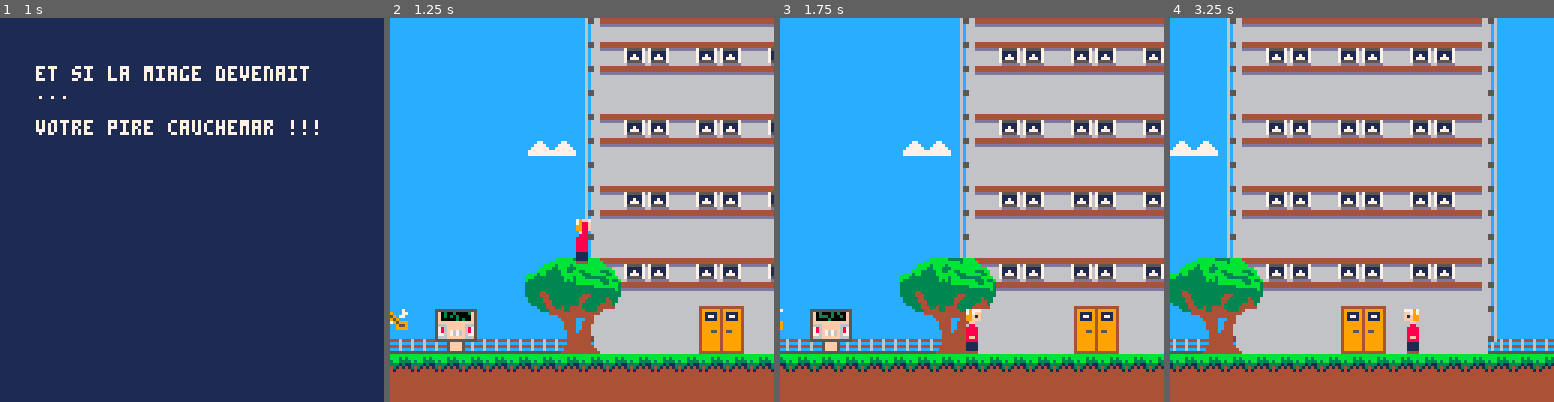
Above: before the commit, frames 1-4 (left to right).
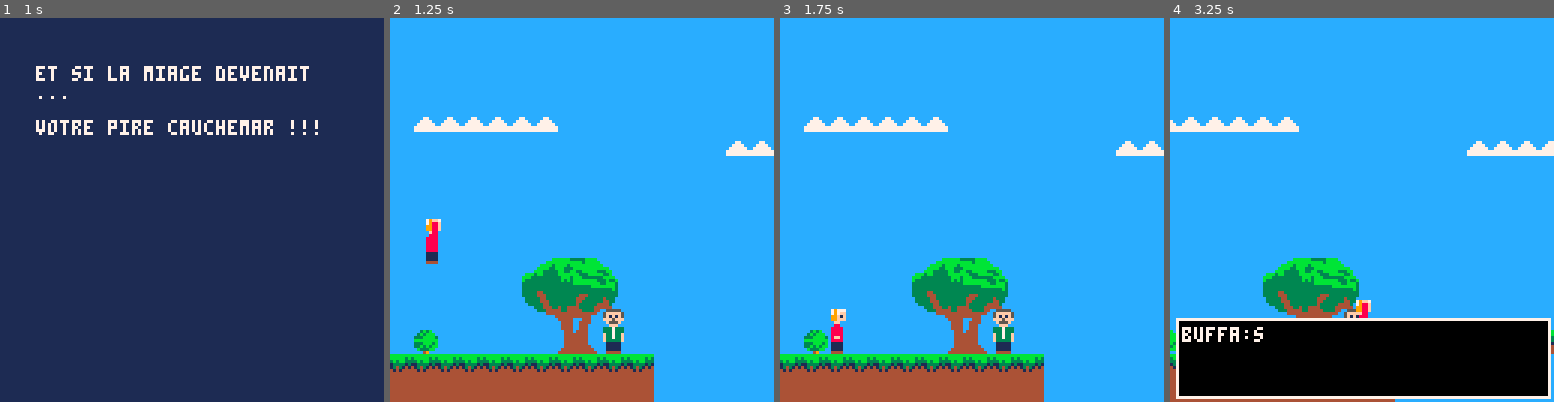
Above: after the commit, the same moments.

Repository: RemiFELIN/PICO8_SOPHIA_ANTIPOLIS
Game: PICO-8 cartridge miage.p8
The game is run twice, just before and just after one commit, with the same random seed, the same clock (stepped at 60 frames per second) and the same inputs.
Inputs:
- Up to frame 1 (1 s): tap X (X key) at 0.33 s; tap O (Z key) at 0.7 s
- Up to frame 2 (1.25 s): tap X (X key) at 1.07 s
- Up to frame 3 (1.75 s): hold Right from 1.6 s (still down); tap O (Z key) at 1.7 s
- Up to frame 4 (3.25 s): tap X (X key) at 1.85, 2.97 s; release Right at 2.1 s; tap O (Z key) at 2.1, 2.5, 2.9 s; hold Up 2.15-2.42 s; hold Right 2.47-3.03 s; hold Left from 3.08 s (still down)

Frame 1 is identical in both runs. In frame 2, 52% of the frame differs, in the area x 0-100%, y 0-100%; in frame 3, 56%; in frame 4, 78%.

Commit message:
ameliortation/simplification level up

Diff:
--- a/miage.p8
+++ b/miage.p8
@@ -177,6 +177,7 @@
   pnj={}
   pnjs={}
   blocs = {}
+  tree={}
   porte={
     sp=70,
     x= 953,--1001,
@@ -190,10 +191,6 @@
     flp = false
   }
   nbr_bloc = 0
-  create_p_volant(124,61,3,108,156)
-  create_p_volant(416,61,3,400,448)
-  create_p_volant(648,59,3,632,680)
-  create_p_volant(712,61,3,696,744)
   guitare={
     sp = 42,
     x = 848,
@@ -202,10 +199,6 @@
     h = 8,
     anim = 0
   }
-  create_pnj("tounsi",43,70,480)
-  create_pnj("renevier",39,104,296)
-  create_pnj("ordinateur",44,864,480,16)
-  create_pnj("miranda",46,760,296)
   for i=1,200 do
     add(sparks,{
       x=0,y=0,velx=0,vely=0,
@@ -222,7 +215,7 @@
   friction=0.8
   interaction = false
   start_bulle = false
-  checkpointx = 910 --pour memoriser le dernier checkpoint
+  checkpointx = 10 --pour memoriser le dernier checkpoint
   checkpointy = 480
   checkpoint_number = 0 --pour l'animation du checkpoint
   spnum = 0
@@ -235,7 +228,8 @@
   onetime = false
 
   --map limits
-  map_start=0
+  mapx_start=0
+  mapy_start=0
   mapx_end=1024
   mapy_end = 512
   intro_init()
@@ -285,23 +279,18 @@
     end
     --simple camera
     cam_x=player.x-64+(4)
-    if cam_x<map_start then
-      cam_x=map_start
+    if cam_x<mapx_start then
+      cam_x=mapx_start
     end
     if cam_x>mapx_end-128 then
       cam_x=mapx_end-128
     end
-    if level == 2 then
-      cam_y = 224
-      fille_animate()
+    cam_y=player.y-64+(player.h/2)
+    if cam_y<mapy_start then
+      cam_y=mapy_start
     else
-      cam_y=player.y-64+(player.h/2)
-      if cam_y<map_start then
-        cam_y=map_start
-      else
-        if cam_y>mapy_end-128 then
-          cam_y=mapy_end-128
-        end
+      if cam_y>mapy_end-128 then
+        cam_y=mapy_end-128
       end
     end
     foreach(blocs,update_pv)
@@ -356,17 +345,15 @@
     cls()
     map(0,0,0,0,128,64)
     spr(porte.sp,porte.x,porte.y,1,2,true)
-    if level ==1 then
-      --dessine les arbres
-      if (player.x < 300) then
-        str_to_spr(pin,44,464,32,32)
-      else
-        str_to_spr(pin,800,464,32,32)
-        str_to_spr(pin,895,464,32,32)
-      end
+    for tree in all(trees) do
+      str_to_spr(pin,tree.x,tree.y,32,32)
+    end
+    if level == 1 then
       ordinateur_animate()
-    elseif level == 2 then
+    end
+    if level == 2 then
       print("EXIT",1001,288,rnd(15))
+      fille_animate()
       spr(fille.sp,fille.x,fille.y,1,2,fille.flp)
     end
     --dessine les checkpoints
@@ -643,26 +630,9 @@
   end
   if collide_map(player,"right",4) and player.x > 950 then
     if guit_found then
-      if level == 1 then
-        droids={}
-        blocs={}
-        droid_lvl2()
-        checkpointx=8 checkpointy=296
-        player.x = 8 player.y = 296
-        level=2
-        porte.x = 1001
-        porte.y = 296
-        sfx(0)
-        reset_music()
-      elseif level == 2 then
-        droids={}
-        checkpointx=0 checkpointy=184
-        player.x = 0 player.y = 184
-        level=3
-        mapy_end = 216
-        reset_music()
-        sfx(0)
-      end
+      level += 1
+      sfx(0)
+      load_lvl()
     end
   end
   --check collision left and right
@@ -683,15 +653,6 @@
   elseif collide_obj(player,pnjs[2],8) then
     interaction = true
     pnj = pnjs[2]
-  elseif collide_obj(player,pnjs[3],8) then
-    interaction = true
-    pnj = pnjs[3]
-  elseif collide_obj(player,pnjs[4],8) then
-    interaction = true
-    pnj = pnjs[4]
-  -- elseif collide_obj(player,pnjs[5],8) then
-  --   interaction = true
-  --   pnj = pnjs[4]
   else
     interaction = false
   end
@@ -718,8 +679,8 @@
   player.y+=player.dy
 
   --limit player to map
-  if player.x<map_start then
-    player.x=map_start
+  if player.x<mapx_start then
+    player.x=mapx_start
   end
   if player.x>mapx_end-player.w then
     player.x=mapx_end-player.w
@@ -1146,17 +1105,8 @@
     down = false,
     attak = false
     }
-    droids = {} --pour pas qu'il se cummul on les supprime et recreer a chaque mort
     projectils={}
-    --droid terrestre sprite 33
-    -- if (level == 1) then
-    --   create_droid(33,768,816,480) --dessine le sprite 33 à (110,480) se deplacant de (0,480) à (120,480)
-    --   create_droid(33,912,944,480)
-    -- end
-    --droid volant sprite 42
-    if (level == 2) then
-      droid_lvl2()
-    end
+    load_lvl()
       --platform volant sprite 64
     chrono=0 --sert pour animé le press x to play
     hit = false --si buffa a pris un coup
@@ -1313,7 +1263,12 @@
   end
 end
 
-
+function create_tree(x,y)
+  add(trees,{
+    x = x,
+    y = y
+  })
+end
 
 function collide_obj(p,o,distance)
   local py = p.y  local d = distance or 0
@@ -1325,18 +1280,18 @@
 end
 
 
- function str_to_spr(s,x,y,w,h)
-  for yy=0,h-1 do
-   for xx=0,w-1 do
-    local n=0
-    local s=sub(s,xx+yy*w+1,xx+yy*w+1)
-    if s~="a" then
-      n=("0x"..s)+0
-      pset(x+xx,y+yy,n)
-    end
-   end
-  end
- end
+function str_to_spr(s,x,y,w,h)
+for yy=0,h-1 do
+  for xx=0,w-1 do
+  local n=0
+  local s=sub(s,xx+yy*w+1,xx+yy*w+1)
+  if s~="a" then
+    n=("0x"..s)+0
+    pset(x+xx,y+yy,n)
+  end
+  end
+end
+end
 
 --firework
 function firework()
@@ -1351,21 +1306,65 @@
   end
 end
 
-function droid_lvl2()
-  create_droid(42,176,224,272,296)
-  create_droid(42,330,360,272,296)
-  create_droid(42,350,410,272,296)
-  create_droid(42,420,460,272,296)
-  create_droid(33,270,310,296)
-  create_droid(33,660,700,296)
-  create_droid(33,830,880,296)
-  create_droid(33,888,930,296)
-  create_droid(33,950,1000,296)
-  create_droid(42,700,740,272,296)
-  create_droid(42,620,670,272,296)
-  create_droid(42,890,940,272,296)
-  create_droid(42,910,980,272,296)
-end
+function load_lvl()
+  droids={}
+  blocs={}
+  pnjs={}
+  trees={}
+  nbr_bloc = 0
+  reset_music()
+  if level == 1 then
+    create_pnj("tounsi",43,70,480)
+    create_pnj("ordinateur",44,864,480,16)
+    create_tree(44,464)
+    create_tree(800,464)
+    create_tree(895,464)
+    create_p_volant(124,61,3,108,156)
+    create_p_volant(416,61,3,400,448)
+    create_p_volant(648,59,3,632,680)
+    create_p_volant(712,61,3,696,744)
+  elseif level == 2 then
+    mapy_start = 224
+    mapy_end = 352
+    checkpointx=8 checkpointy=296
+    player.x = 8 player.y = 296
+    porte.x = 1001
+    porte.y = 296
+    create_pnj("renevier",39,104,296)
+    create_pnj("miranda",46,760,296)
+    create_droid(42,176,224,272,296)
+    create_droid(42,330,360,272,296)
+    create_droid(42,350,410,272,296)
+    create_droid(42,420,460,272,296)
+    create_droid(33,270,310,296)
+    create_droid(33,660,700,296)
+    create_droid(33,830,880,296)
+    create_droid(33,888,930,296)
+    create_droid(33,950,1000,296)
+    create_droid(42,700,740,272,296)
+    create_droid(42,620,670,272,296)
+    create_droid(42,890,940,272,296)
+    create_droid(42,910,980,272,296)
+  elseif level == 3 then
+    checkpointx=0 checkpointy=184
+    player.x = 0 player.y = 184
+    mapy_start = 0
+    mapy_end = 216
+    create_pnj("renevier",39,104,296)
+    create_pnj("miranda",46,760,296)
+  else
+    checkpointx=0 checkpointy=184
+    player.x = 0 player.y = 184
+  end
+end
+…(8 lines of a section not shown)…
 
 
 __gfx__
